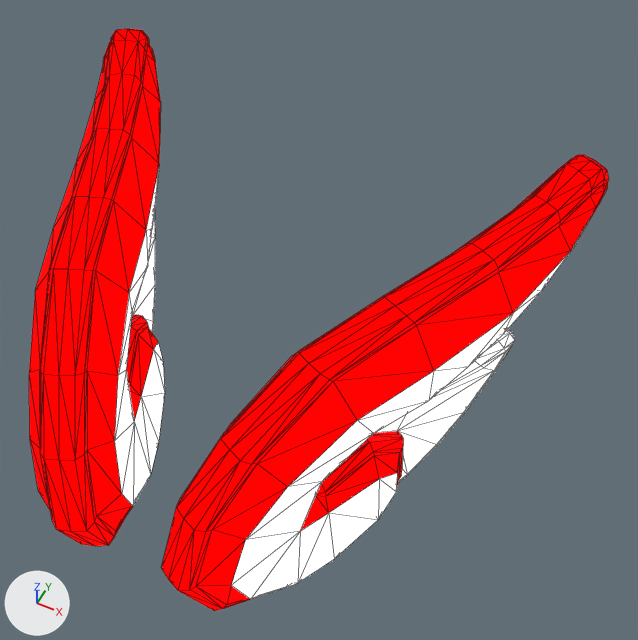
Two versions of the glTF model addons/Cubiix_Assets/Mods/CoreAssets/Assets/Mesh/Base/Wings/Angel_Wings.gltf, one commit apart.
The view is the same before and after, from a 50 mm camera at (1.91, -0.53, 6.51) aimed at (0.36, 2.58, 2.63). Arrows for +X, +Y and +Z are at lower left; the lights stay in place. Mesh edges are drawn as thin lines. Vertices at the same position are counted once.

The first picture shows 'Angel_Wings'.
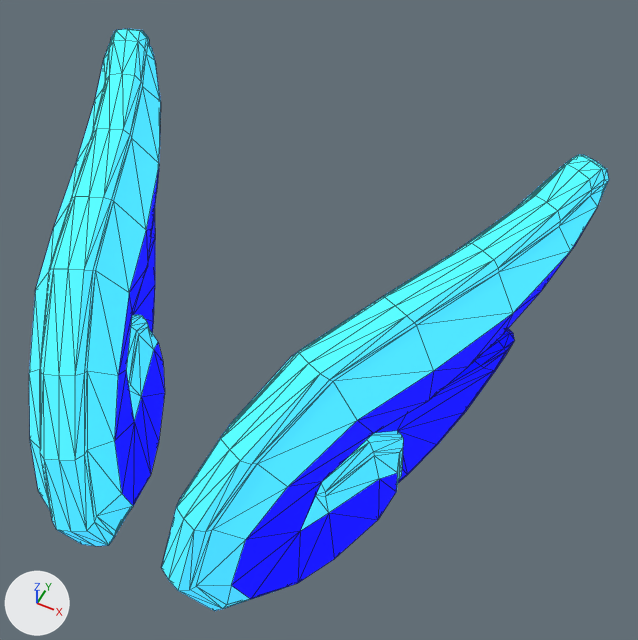
Location of each change, (x1, y1, x2, y2) in pixels of the pictures (638 x 640 px; the box of a moved part takes in the faces that stretch with it):
'Angel_Wings', surface changed, reshaped: (29, 29, 609, 611) in both
part 1 of me_plane_047, moved or reshaped: (514, 166, 608, 250) in both
part 2 of me_plane_047, moved or reshaped: before (95, 42, 160, 99); after (95, 43, 161, 101)
part 3 of me_plane_047, surface changed: (29, 29, 609, 611) in both

What changed in the scene script:
```text
Add img_shader_teststrip:
    img_shader_teststrip = load_image('Shader_TestStrip', 'Shader_TestStrip.png', 18, 2, 'sRGB')
Change mat_material:
    where n0 = _N.new('ShaderNodeBsdfPrincipled'); n0.name = 'Principled BSDF'
    remove n0.inputs[0].default_value = (0.0, 0.0, 0.0, 1.0)  # 'Base Color', black #000000
    remove n0.inputs[1].default_value = 1.0  # 'Metallic'
    n0.inputs[28].default_value: 1.5 -> 1.0  # 'Emission Strength'
    where n2 = _N.new('ShaderNodeTexImage'); n2.name = 'Image Texture'
    n2.image: img_color_palette -> img_shader_teststrip
    add n3 = _N.new('ShaderNodeTexImage'); n3.name = 'Image Texture.001'
    add n3.image = img_shader_teststrip
    add n3.interpolation = 'Closest'
    add _L.new(n3.outputs[0], n0.inputs[0])  # 'Color' to 'Base Color'
Change me_plane_047:
    used by ob_angel_wings; location = (0.0, 0.0, 0.0)
    remove me_plane_047.from_pydata(...)  # 650 vertices, 1312 faces; spans x -1.64..1.64, y 0.92..3.65, z 1.56..3.51
    add me_plane_047.from_pydata(...)  # 644 vertices, 1300 faces; spans x -1.63..1.63, y 0.92..3.65, z 1.56..3.51
    me_plane_047 part 1
    5 vertices are removed from x 1.32..1.64, y 3.41..3.54, z 3.34..3.41
    19 faces are deleted
    2 vertices are added at (1.62, 3.41, 3.35), (1.62, 3.49, 3.41)
    13 new faces join them
    me_plane_047 part 2
    5 vertices are removed from x -1.64..-1.32, y 3.41..3.54, z 3.34..3.41
    19 faces are deleted
    2 vertices are added at (-1.62, 3.41, 3.35), (-1.63, 3.5, 3.41)
    13 new faces join them
    me_plane_047 part 3: 1274 kept faces spanning x -1.63..1.63, y 0.92..3.65, z 1.56..3.51 get new texture (UV) coordinates
```
